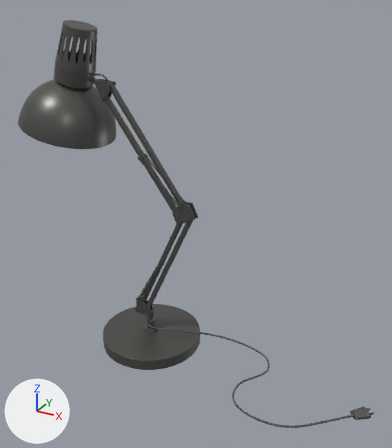
Renders of the glTF model public/montagem/camisa-coritiba/assets/luminaria.glb from each side of a commit.
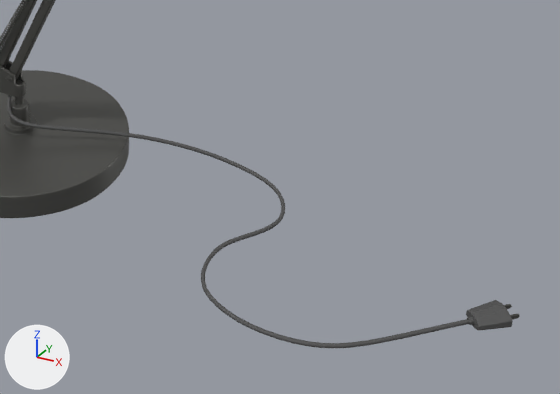
The first picture shows the older version from a 50 mm lens placed at (0.494, -0.723, 0.623), pointed at (0.102, -0.01, 0.267). The close-ups show the older and then the newer version on the part from 36% to 100% of the width and 61% to 100% of the height of that picture. Only the edits that show in the close-ups are written down. The axes (+X, +Y, +Z) are drawn at lower left. The lights are the same throughout. Where no turn or scale is listed for an object, it has been applied to the vertices.

The first close-up shows 'cord', 'metal'.
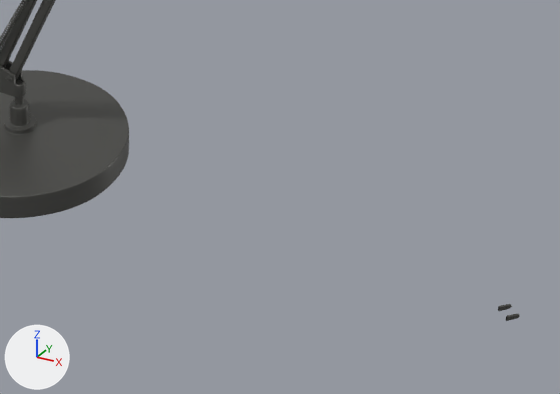
The change, as a diff of the scene's bpy script:
```diff
--- a/public/montagem/camisa-coritiba/assets/luminaria.glb.py
+++ b/public/montagem/camisa-coritiba/assets/luminaria.glb.py
@@ ob_cord @@
-ob_cord = bpy.data.objects.new('cord', me_mesh_1)
-ob_cord.location = (0.0, 0.0, 0.0)
```

Where the change shows, as pixel boxes [x1, y1, x2, y2] in the close-ups (560 x 394 px):
'cord', deleted
    before: [7, 95, 513, 348]
